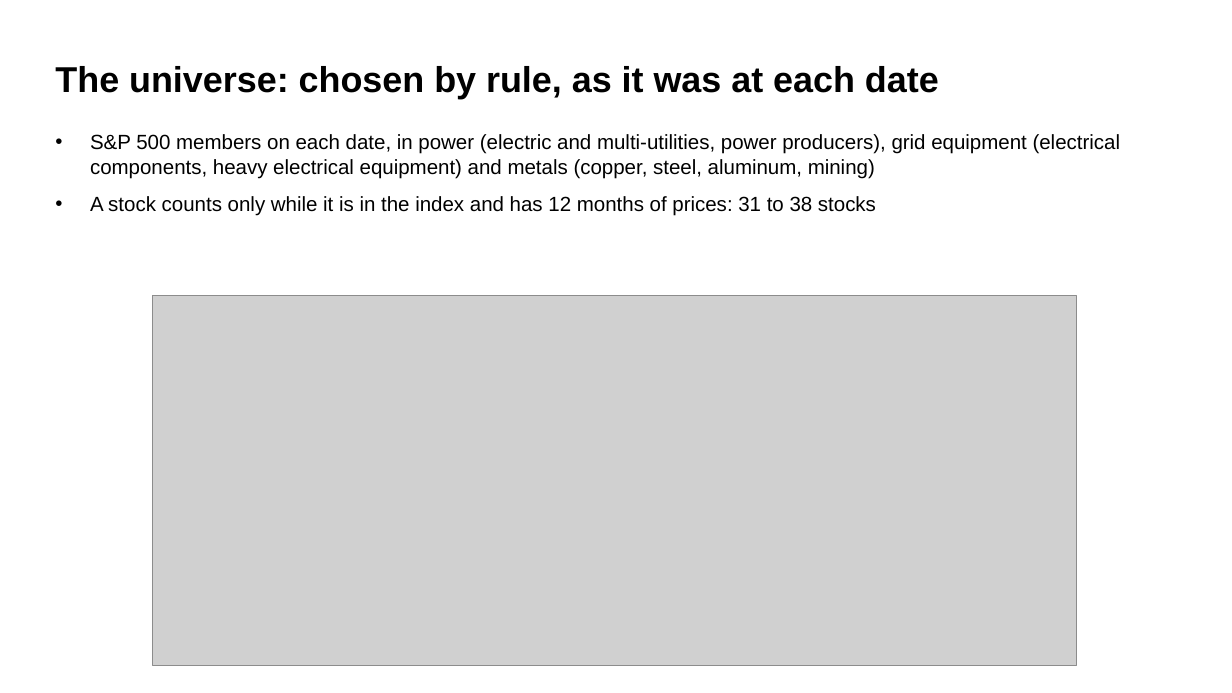
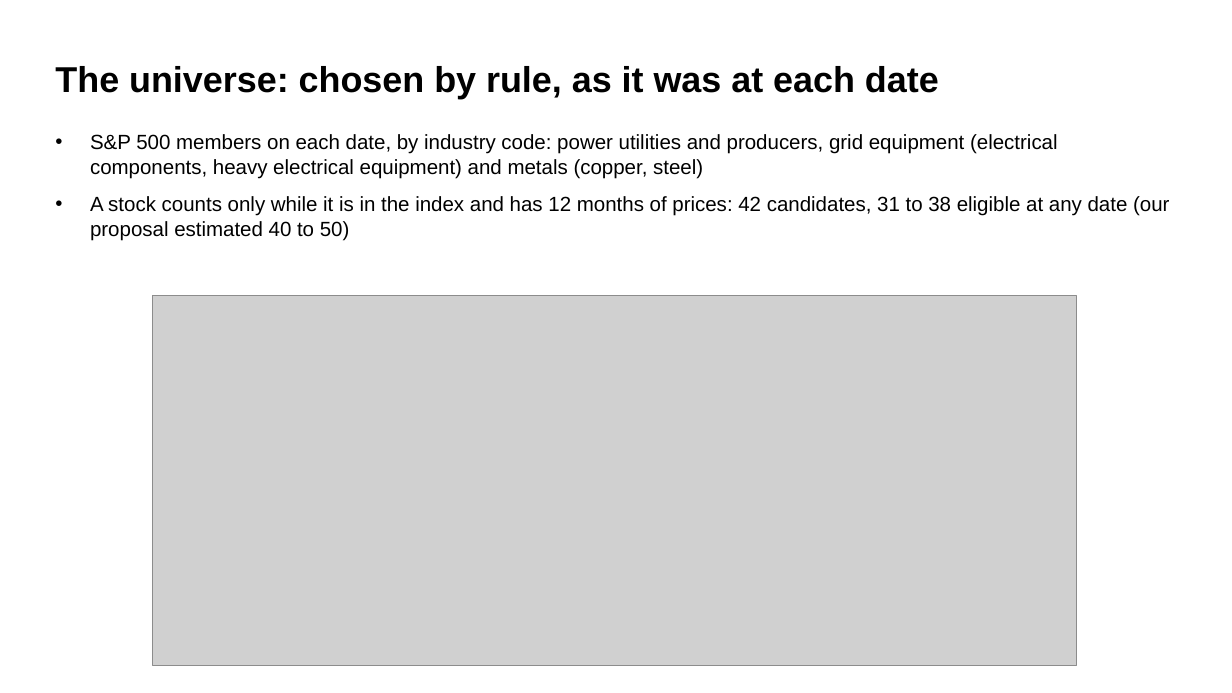
Before and after one commit to mateopreve-dev/quant-finance-project, a slide deck: slide 4 of fund_project/FundProject_Slides.pptx. Drawn at 1232x693 pixels with LibreOffice and Linux fonts; fonts in the diff are those of the drawing; grey boxes stand for pictures. Boxes give left, top, right and bottom in pixels: in the first picture for what was removed or moved away, otherwise in the second. Text is boxed around its words. In the diff, an @@ line names an element or a change of style, - is before the commit and + after.

```diff
--- a/fund_project/FundProject_Slides.pptx
+++ b/fund_project/FundProject_Slides.pptx
@@ text at [90,134,1169,241]: text changed @@
-• S&P 500 members on each date, in power (electric and multi-utilities, power producers), grid equipment (electrical components, heavy electrical equipment) and metals (copper, steel, aluminum, mining)
-• A stock counts only while it is in the index and has 12 months of prices: 31 to 38 stocks
+• S&P 500 members on each date, by industry code: power utilities and producers, grid equipment (electrical components, heavy electrical equipment) and metals (copper, steel)
+• A stock counts only while it is in the index and has 12 months of prices: 42 candidates, 31 to 38 eligible at any date (our proposal estimated 40 to 50)
```
Also in this commit, not shown: 4 other slides changed, 1 slide added, 1 slide removed, 4 other files.
